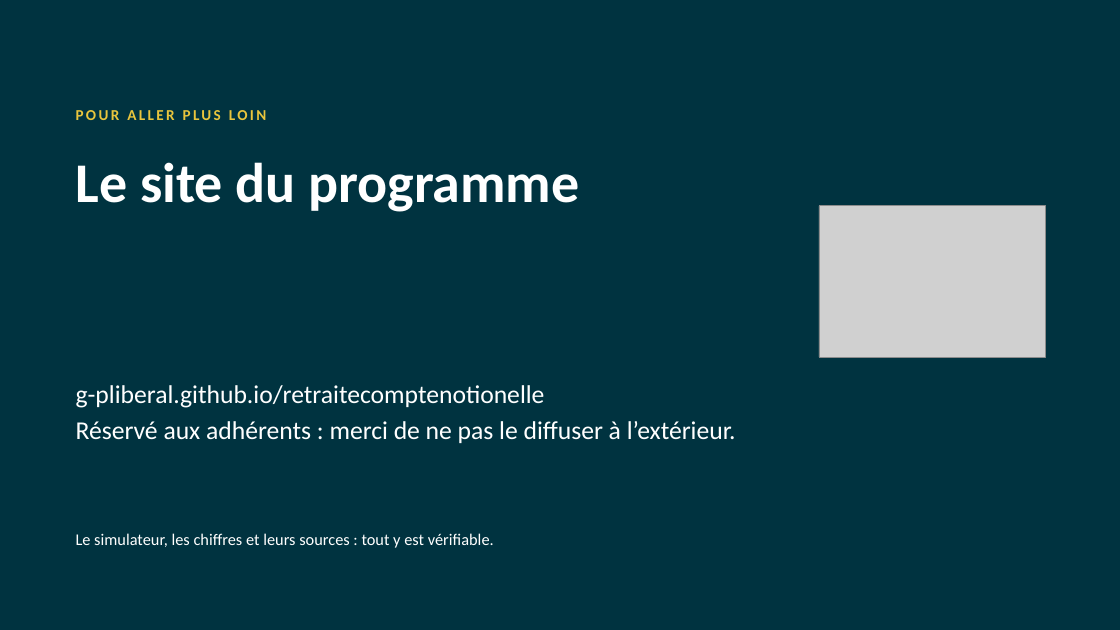
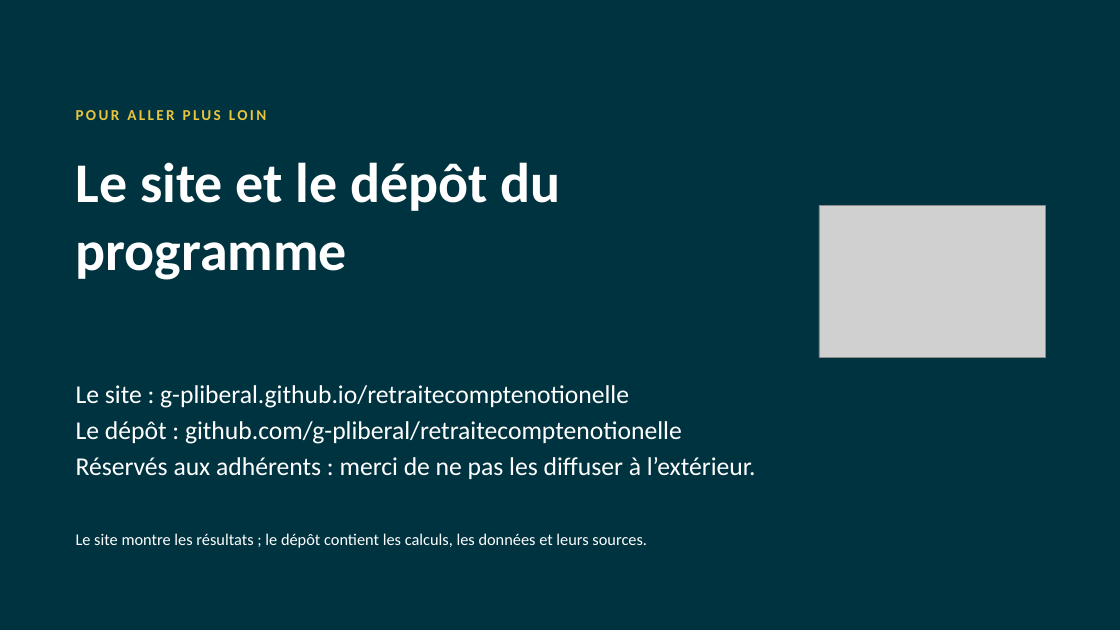
Before and after one commit to g-pliberal/retraitecomptenotionelle, a slide deck: slide 26 of docs/presentation_adherents_17_novembre_2026.pptx (slide 25 before the commit). Drawn at 1120x630 pixels with LibreOffice and Linux fonts; fonts in the diff are those of the drawing; grey boxes stand for pictures. Boxes give left, top, right and bottom in pixels: in the first picture for what was removed or moved away, otherwise in the second. Text is boxed around its words. In the diff, an @@ line names an element or a change of style, - is before the commit and + after.

```diff
--- a/docs/presentation_adherents_17_novembre_2026.pptx
+++ b/docs/presentation_adherents_17_novembre_2026.pptx
@@ title at [76, 162, 560, 280]: text changed @@
-Le site du programme
+Le site et le dépôt du programme
@@ text at [76, 385, 756, 479]: text changed @@
-g-pliberal.github.io/retraitecomptenotionelle
-Réservé aux adhérents : merci de ne pas le diffuser à l’extérieur.
+Le site : g-pliberal.github.io/retraitecomptenotionelle
+Le dépôt : github.com/g-pliberal/retraitecomptenotionelle
+Réservés aux adhérents : merci de ne pas les diffuser à l’extérieur.
@@ text at [76, 533, 647, 548]: text changed @@
-Le simulateur, les chiffres et leurs sources : tout y est vérifiable.
+Le site montre les résultats ; le dépôt contient les calculs, les données et leurs sources.
```
Also in this commit, not shown: 2 other slides changed, 1 slide added.
